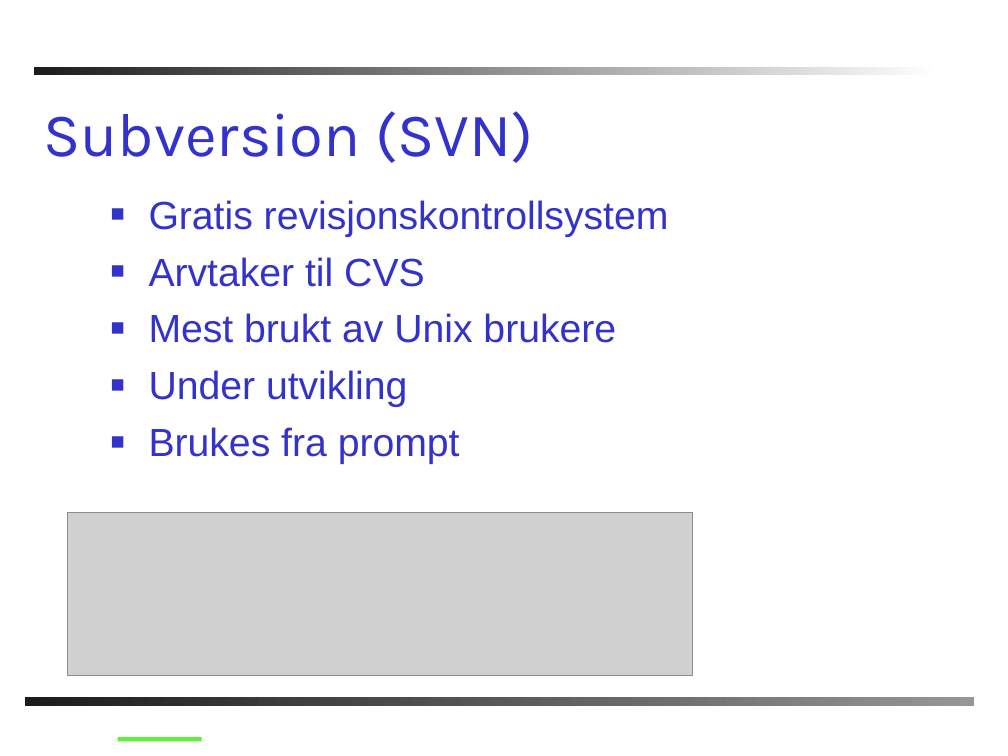
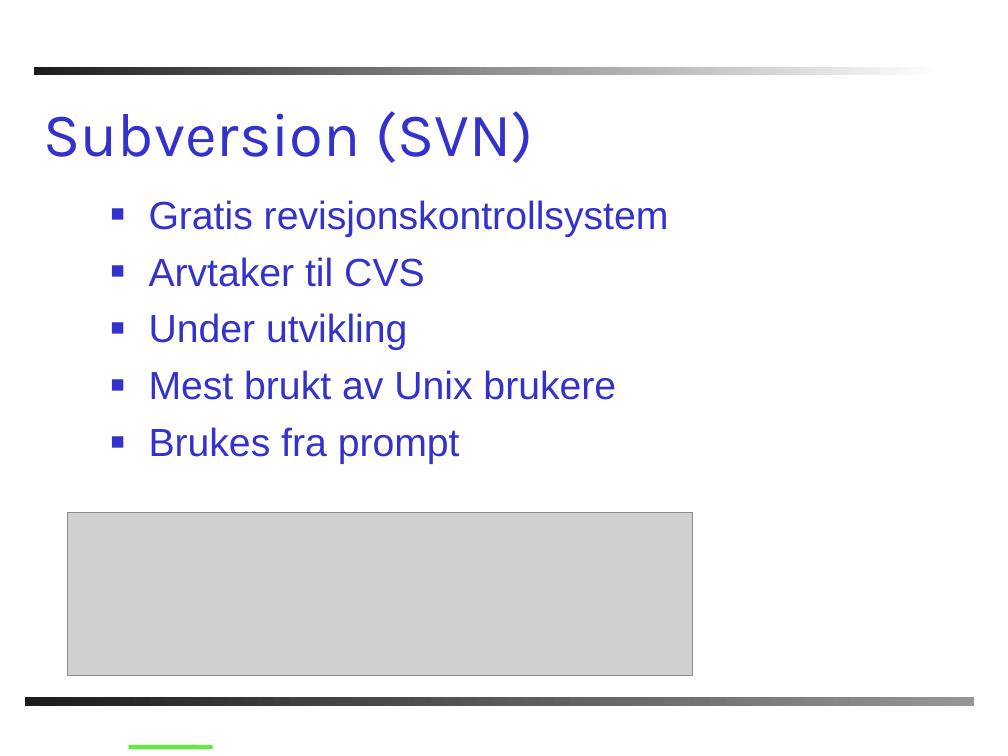
Before and after one commit to AnkhSVN/AnkhSVN, a slide deck: slide 5 of doc/powerpoint/Subversion_addin_for_VS.NET.ppt. Drawn at 1008x756 pixels with LibreOffice and Linux fonts; fonts in the diff are those of the drawing; grey boxes stand for pictures; background and template pictures are left out. Boxes give left, top, right and bottom in pixels: in the first picture for what was removed or moved away, otherwise in the second. Text is boxed around its words. In the diff, an @@ line names an element or a change of style, - is before the commit and + after.

```diff
--- a/doc/powerpoint/Subversion_addin_for_VS.NET.ppt
+++ b/doc/powerpoint/Subversion_addin_for_VS.NET.ppt
@@ text at [149, 313, 408, 350]: paragraph added @@
+■ Under utvikling
@@ text at [149, 370, 408, 407]: paragraph removed @@
-■ Under utvikling
@@ line moved from (118, 739) - (202, 739) to (129, 747) - (213, 747) @@
```
Also in this commit, not shown: 14 other slides changed, 2 slides added, 8 slides removed.
